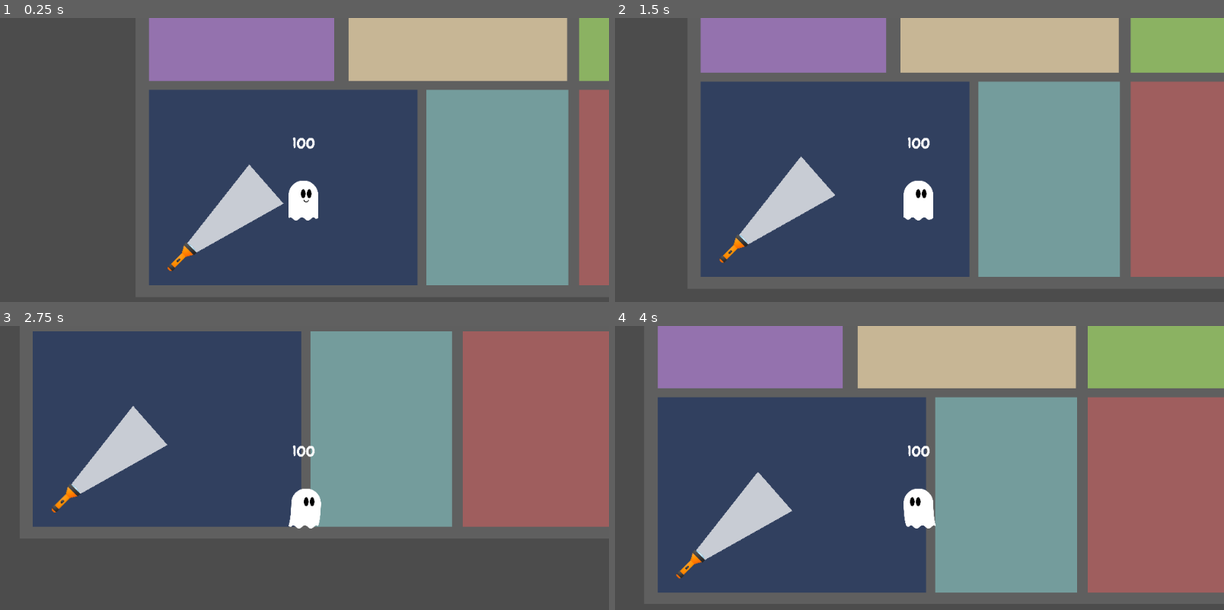
Above: before the commit, frames 1-4 (two rows, left to right).
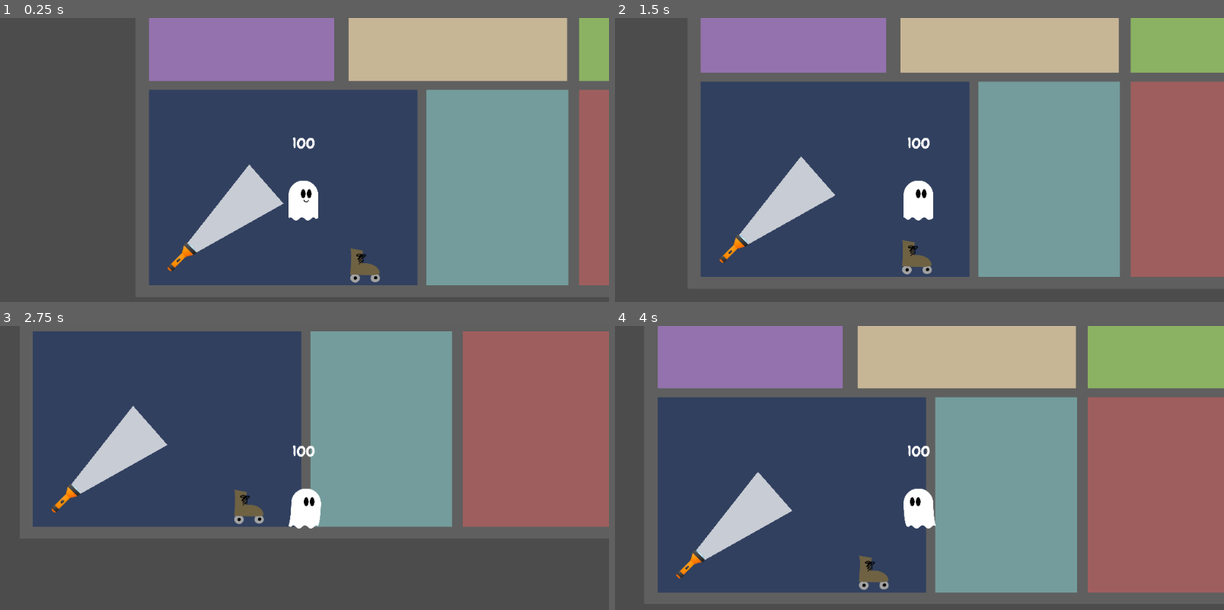
Above: after the commit, the same moments.

Repository: jackmakesthings/boo
Game: Godot game, scene res://scenes/house.tscn
Same seed, same stepped clock (60 frames per second), same inputs: the game is played once before the commit and once after it. Before the commit the project starts from res://house.tscn.
Inputs:
- Up to frame 1 (0.25 s): no input
- Up to frame 2 (1.5 s): tap Enter at 0.5 s; hold Right (move_right) 0.53-1.28 s; hold Space (boo) 0.53-1.28 s; tap F (haunt) at 0.8, 1.35 s; hold Down (move_down) from 1.28 s (still down)
- Up to frame 3 (2.75 s): tap Space (boo) at 1.55 s; release Down (move_down) at 2.03 s; hold Right (move_right) from 2.03 s (still down); hold Space (boo) from 2.03 s (still down); tap F (haunt) at 2.3 s
- Up to frame 4 (4 s): release Right (move_right) at 2.78 s; release Space (boo) at 2.78 s; hold Up (move_up) 2.78-3.53 s; tap F (haunt) at 2.85, 3.8 s; tap Space (boo) at 3.05 s; hold Left (move_left) from 3.53 s (still down); hold Space (boo) from 3.53 s (still down)

The runs differ from the first frame. In frame 1, 0.4% of the frame differs, in the area x 57-63%, y 81-94%; in frame 2, 0.4%; in frame 3, 0.4%; in frame 4, 0.4%.

Commit message:
misc work - about to branch to rework ghost states

Diff:
--- /dev/null
+++ b/Options.gd
@@ -0,0 +1,20 @@
+extends Control
+
+
+# Declare member variables here. Examples:
+# var a = 2
+# var b = "text"
+
+
+# Called when the node enters the scene tree for the first time.
+func _ready():
+	pass # Replace with function body.
+
+
+# Called every frame. 'delta' is the elapsed time since the previous frame.
+#func _process(delta):
+#	pass
+
+
+func to_main_menu():
+	get_tree().change_scene("res://scenes/StartScreen.tscn")
--- /dev/null
+++ b/StartScreen.gd
@@ -0,0 +1,23 @@
+extends Control
+
+
+# Declare member variables here. Examples:
+# var a = 2
+# var b = "text"
+
+
+# Called when the node enters the scene tree for the first time.
+func _ready():
+	pass # Replace with function body.
+
+
+# Called every frame. 'delta' is the elapsed time since the previous frame.
+#func _process(delta):
+#	pass
+
+
+func new_game():
+	get_tree().change_scene("res://scenes/house.tscn")
+
+func show_options():
+	get_tree().change_sceen("res://scenes/Options.tscn")
--- a/ghost.gd
+++ b/ghost.gd
@@ -1,15 +1,15 @@
 extends KinematicBody2D
-
 
 # KNOBS!
 # To make any variable editor-adjustable,
 # export it; provide a default value, a type, or both
 
+# Motion
 export (int) var speed = 300
 export (float) var friction = 0.04
 export (float) var acceleration = 0.1
 
-# Damage/healing knobs
+# Damage/healing
 export (float) var health_decay_rate = 25
 export (float) var health_decay_delay = 0
 export (float) var health_recharge_rate = 1
@@ -24,11 +24,36 @@
 var time_in_light = 0
 var health = 100
 
+enum state {
+	IDLE,
+	MOVING,
+	READY_TO_HAUNT,
+	HAUNTING,
+	POOF
+}
+
+var current_state = state.IDLE
+var active_hauntable = null
+var selected_hauntable = null
+
 func get_input(_delta):
 	var input_velocity = Vector2.ZERO
 
 	if Input.is_action_pressed("boo"):
-		boo()
+		print('boo pressed')
+		if current_state == state.IDLE:
+			boo()
+		if current_state == state.MOVING:
+			set_current_state(state.IDLE)
+			boo()
+		if current_state == state.HAUNTING:
+			active_hauntable.onBoo()
+
+	if Input.is_action_pressed("haunt"):
+		print('haunt pressed')
+		if current_state == state.READY_TO_HAUNT:
+			haunt(selected_hauntable)
+
 
 	if Input.is_action_pressed("move_right"):
 		input_velocity.x += 1
@@ -49,14 +74,18 @@
 		if input_velocity.x == 0:
 			$body/torso.play('default')
 			$body/face.position.x = 10.0
+			set_current_state(state.IDLE)
 		else:
 			$body/torso.play('moving')
 			$body/face.position.x = 30.0
+			set_current_state(state.MOVING)
 	else:
 		# If there's no input, slow down to (0, 0)
 		velocity = velocity.linear_interpolate(Vector2.ZERO, friction)
 		$body/torso.play('default')
 		$body/face.position.x = 10.0
+		set_current_state(state.IDLE)
+
 	velocity = move_and_slide(velocity)
 
 
@@ -81,7 +110,11 @@
 	var rounded_health = round(health)
 	$health.text = min(100, rounded_health) as String
 	$healthWheel.value = min(100, health)
-#
+
+# not sure i need this to be a func but couldn't hurt
+func set_current_state(state):
+	current_state = state
+
 func take_damage(_delta):
 	if (health > 0):
 		health = health -  (_delta * health_decay_rate)
@@ -100,8 +133,27 @@
 #
 
 func boo():
+	print('boo!')
 	$body/face.play('boo')
 	$body/face.playing = true
+
+func onHauntableApproach(hauntable):
+	set_current_state(state.READY_TO_HAUNT)
+	selected_hauntable = hauntable
+
+func onHauntableLeave(hauntable):
+	selected_hauntable = null
+
+func haunt(hauntable):
+	set_current_state(state.HAUNTING)
+	active_hauntable = hauntable
+	print('now haunting:')
+	print(hauntable)
+
+func unhaunt(hauntable):
+	set_current_state(state.IDLE)
+	active_hauntable = null
+
 #
 func _ready():
 	$body/bottom.play('default')
--- /dev/null
+++ b/godot-outline-b78bf2c1a75bdc983cc57deed0759ea7a5bf0a86/outline.shader
@@ -0,0 +1,34 @@
+shader_type canvas_item;
+render_mode unshaded;
+
+uniform bool Smooth = true;
+uniform float width : hint_range(0.0, 16) = 1.0;
+uniform vec4 outline_color : hint_color = vec4(0.0, 0.0, 0.0, 1.0);
+uniform int pixel_size : hint_range(1, 10) = 4;
+
+void fragment()
+{
+	vec2 unit = (1.0/float(pixel_size) ) / vec2(textureSize(TEXTURE, 0));
+	vec4 pixel_color = texture(TEXTURE, UV);
+	if (pixel_color.a == 0.0) {
+		pixel_color = outline_color;
+		pixel_color.a = 0.0;
+		for (float x = -ceil(width); x <= ceil(width); x++) {
+			for (float y = -ceil(width); y <= ceil(width); y++) {
+				if (texture(TEXTURE, UV + vec2(x*unit.x, y*unit.y)).a == 0.0 || (x==0.0 && y==0.0)) {
+					continue;
+				}
+				if (Smooth) {
+					pixel_color.a += outline_color.a / (pow(x,2)+pow(y,2)) * (1.0-pow(2.0, -width));
+					if (pixel_color.a > 1.0) {
+						pixel_color.a = 1.0;
+					}
+				} else {
+					pixel_color.a = outline_color.a;
+					return
+				}
+			}
+		}
+	}
+	COLOR = pixel_color;
+}
--- /dev/null
+++ b/hauntable.gd
@@ -0,0 +1,68 @@
+# Hauntable
+
+extends KinematicBody2D
+export var can_move = false
+export var can_act = true
+
+enum state {
+	IDLE,
+	SELECTED,
+	HAUNTED,
+	ACTIVE,
+	MOVING
+}
+
+var current_state = state.IDLE
+
+# Declare member variables here. Examples:
+# var a = 2
+# var b = "text"
+
+
+# Called when the node enters the scene tree for the first time.
+func _ready():
+	pass # Replace with function body.
+
+
+# Called every frame. 'delta' is the elapsed time since the previous frame.
+#func _process(delta):
+#	pass
+
+# helper for checking if something's our ghost,
+# in case this logic needs to change later
+func is_player(body):
+	return body.has_method('haunt')
+
+# state change method - there may be a better way to do this?
+func set_current_state(new_state):
+	current_state = new_state
+
+	match current_state:
+		state.IDLE:
+			print('idle')
+		state.SELECTED:
+			print('selected')
+		state.ACTIVE:
+			print('active')
+		state.HAUNTED:
+			print('haunted')
+		state.MOVING:
+			print('moving')
+
+func _input(event):
+	pass
+
+func _on_Area2D_body_entered(body):
+	if current_state == state.IDLE && is_player(body):
+		set_current_state(state.SELECTED)
+		body.onHauntableApproach(self)
+
+func _on_Area2D_body_exited(body):
+	if current_state == state.SELECTED && is_player(body):
+		set_current_state(state.SELECTED)
+		body.onHauntableLeave(self)
+
+# methods to reference from the ghost
+
+func onBoo():
+	print('spoooooky!')
--- a/project.godot
+++ b/project.godot
@@ -16,7 +16,7 @@
 [application]
 
 config/name="boo"
-run/main_scene="res://house.tscn"
+run/main_scene="res://scenes/house.tscn"
 config/icon="res://icon.png"
 
 [input]
@@ -52,6 +52,7 @@
 boo={
 "deadzone": 0.5,
 "events": [ Object(InputEventKey,"resource_local_to_scene":false,"resource_name":"","device":0,"alt":false,"shift":false,"control":false,"meta":false,"command":false,"pressed":false,"scancode":32,"unicode":0,"echo":false,"script":null)
+, Object(InputEventKey,"resource_local_to_scene":false,"resource_name":"","device":0,"alt":false,"shift":false,"control":false,"meta":false,"command":false,"pressed":false,"scancode":66,"unicode":0,"echo":false,"script":null)
  ]
 }
 haunt={
--- /dev/null
+++ b/scenes/Options.tscn
@@ -0,0 +1,78 @@
+[gd_scene load_steps=8 format=2]
+
+[ext_resource path="res://fonts/Dosis-Medium.ttf" type="DynamicFontData" id=1]
+[ext_resource path="res://fonts/Dosis-SemiBold.ttf" type="DynamicFontData" id=2]
+[ext_resource path="res://Options.gd" type="Script" id=3]
+
+[sub_resource type="StyleBoxFlat" id=1]
+bg_color = Color( 0.0784314, 0.0745098, 0.0901961, 1 )
+
+[sub_resource type="DynamicFont" id=2]
+size = 60
+font_data = ExtResource( 2 )
+
+[sub_resource type="DynamicFont" id=3]
+size = 30
+font_data = ExtResource( 1 )
+
+[sub_resource type="DynamicFont" id=4]
+size = 36
+font_data = ExtResource( 2 )
+
+[node name="Options" type="Control"]
+anchor_right = 1.0
+anchor_bottom = 1.0
+script = ExtResource( 3 )
+__meta__ = {
+"_edit_use_anchors_": false
+}
+
+[node name="bg" type="Panel" parent="."]
+anchor_right = 1.0
+anchor_bottom = 1.0
+custom_styles/panel = SubResource( 1 )
+__meta__ = {
+"_edit_use_anchors_": false
+}
+
+[node name="title" type="Label" parent="."]
+anchor_left = 0.5
+anchor_right = 0.5
+margin_left = -90.5
+margin_top = 40.0
+margin_right = 90.5
+margin_bottom = 117.0
+custom_fonts/font = SubResource( 2 )
+text = "Options"
+align = 1
+__meta__ = {
+"_edit_use_anchors_": false
+}
+
+[node name="checkbox_option" type="CheckBox" parent="."]
+anchor_left = 0.5
+anchor_right = 0.5
+margin_left = -64.0
+margin_top = 160.0
+margin_right = 64.0
+margin_bottom = 207.0
+custom_fonts/font = SubResource( 3 )
+custom_constants/hseparation = 10
+text = "Use magic"
+flat = true
+
+[node name="main_menu" type="Button" parent="."]
+anchor_left = 0.5
+anchor_top = 1.0
+anchor_right = 0.5
+anchor_bottom = 1.0
+margin_left = -84.5
+margin_top = -108.0
+margin_right = 84.5
+margin_bottom = -56.0
+custom_fonts/font = SubResource( 4 )
+text = "Main menu"
+__meta__ = {
+"_edit_use_anchors_": false
+}
+[connection signal="pressed" from="main_menu" to="." method="to_main_menu"]
--- /dev/null
+++ b/scenes/StartScreen.gd
@@ -0,0 +1,11 @@
+extends Control
+
+func new_game():
+	get_tree().change_scene("res://scenes/house.tscn")
+
+# these do the same for now, just as placeholder actions
+func continue():
+	get_tree().change_scene("res://scenes/house.tscn")
+
+func show_options():
+	get_tree().change_scene("res://scenes/Options.tscn")
--- /dev/null
+++ b/scenes/StartScreen.tscn
@@ -0,0 +1,105 @@
+[gd_scene load_steps=7 format=2]
+
+[ext_resource path="res://Chewy-Regular.ttf" type="DynamicFontData" id=1]
+[ext_resource path="res://fonts/Dosis-SemiBold.ttf" type="DynamicFontData" id=2]
+[ext_resource path="res://scenes/StartScreen.gd" type="Script" id=3]
+
+[sub_resource type="StyleBoxFlat" id=1]
+bg_color = Color( 0.0784314, 0.0745098, 0.0901961, 1 )
+
+[sub_resource type="DynamicFont" id=2]
+size = 140
+outline_size = 8
+outline_color = Color( 0.619608, 0.258824, 1, 1 )
+font_data = ExtResource( 1 )
+
+[sub_resource type="DynamicFont" id=3]
+size = 40
+font_data = ExtResource( 2 )
+
+[node name="StartScreen" type="Control"]
+anchor_right = 1.0
+anchor_bottom = 1.0
+script = ExtResource( 3 )
+__meta__ = {
+"_edit_use_anchors_": false
+}
+
+[node name="bg" type="Panel" parent="."]
+anchor_right = 1.0
+anchor_bottom = 1.0
+custom_styles/panel = SubResource( 1 )
+__meta__ = {
+"_edit_use_anchors_": false
+}
+
+[node name="title" type="Label" parent="."]
+anchor_left = 0.5
+anchor_top = 0.5
+anchor_right = 0.5
+anchor_bottom = 0.5
+margin_left = -124.5
+margin_top = -186.5
+margin_right = 124.5
+margin_bottom = -5.5
+custom_fonts/font = SubResource( 2 )
+text = "BOO!"
+align = 1
+valign = 1
+__meta__ = {
+"_edit_use_anchors_": false
+}
+
+[node name="new" type="Button" parent="."]
+anchor_left = 0.5
+anchor_top = 0.5
+anchor_right = 0.5
+anchor_bottom = 0.5
+margin_left = -90.5
+margin_top = -5.0
+margin_right = 90.5
+margin_bottom = 53.0
+rect_pivot_offset = Vector2( 90.5, 29 )
+custom_fonts/font = SubResource( 3 )
+text = "New Game"
+flat = true
+__meta__ = {
+"_edit_use_anchors_": false
+}
+
+[node name="continue" type="Button" parent="."]
+anchor_left = 0.5
+anchor_top = 0.5
+anchor_right = 0.5
+anchor_bottom = 0.5
+margin_left = -90.5
+margin_top = 59.0
+margin_right = 90.5
+margin_bottom = 117.0
+rect_pivot_offset = Vector2( 90.5, 29 )
+custom_fonts/font = SubResource( 3 )
+text = "Continue"
+flat = true
+__meta__ = {
+"_edit_use_anchors_": false
+}
+
+[node name="options" type="Button" parent="."]
+anchor_left = 0.5
+anchor_top = 0.5
+anchor_right = 0.5
+anchor_bottom = 0.5
+margin_left = -90.5
+margin_top = 123.0
+margin_right = 90.5
+margin_bottom = 181.0
+rect_pivot_offset = Vector2( 90.5, 29 )
+custom_fonts/font = SubResource( 3 )
+text = "Options"
+flat = true
+__meta__ = {
+"_edit_use_anchors_": false
+}
+[connection signal="pressed" from="new" to="." method="new_game"]
+[connection signal="pressed" from="continue" to="." method="continue"]
+[connection signal="pressed" from="options" to="." method="show_options"]
--- a/house.tscn
+++ b/scenes/house.tscn
@@ -1,8 +1,9 @@
-[gd_scene load_steps=4 format=2]
+[gd_scene load_steps=5 format=2]
 
-[ext_resource path="res://player.tscn" type="PackedScene" id=1]
+[ext_resource path="res://scenes/player.tscn" type="PackedScene" id=1]
 [ext_resource path="res://fpo/house-bg-1.png" type="Texture" id=2]
-[ext_resource path="res://flashlight.tscn" type="PackedScene" id=3]
+[ext_resource path="res://scenes/flashlight.tscn" type="PackedScene" id=3]
+[ext_resource path="res://scenes/rollerskate.tscn" type="PackedScene" id=4]
 
 [node name="Node2D" type="Node2D"]
 
@@ -15,3 +16,6 @@
 
 [node name="Node2D" parent="." instance=ExtResource( 3 )]
 position = Vector2( 134.454, 491.336 )
+
+[node name="rollerskate" parent="." instance=ExtResource( 4 )]
+position = Vector2( 751, 520 )
--- a/player.tscn
+++ b/scenes/player.tscn
@@ -137,6 +137,10 @@
 size = 100
 font_data = ExtResource( 6 )
 
+[sub_resource type="DynamicFont" id=21]
+size = 60
+font_data = ExtResource( 6 )
+
 [node name="ghost" type="KinematicBody2D"]
 position = Vector2( 547.479, 285.643 )
 rotation = 6.28319
@@ -171,6 +175,7 @@
 position = Vector2( 10, 11.654 )
 frames = SubResource( 19 )
 animation = "happy"
+frame = 1
 playing = true
 
 [node name="CollisionPolygon2D" type="CollisionPolygon2D" parent="."]
@@ -201,3 +206,15 @@
 __meta__ = {
 "_edit_use_anchors_": false
 }
+
+[node name="boo" type="Label" parent="."]
+visible = false
+margin_left = 128.0
+margin_top = -2.00055
+margin_right = 199.0
+margin_bottom = 50.9995
+custom_fonts/font = SubResource( 21 )
+text = "BOO!"
+__meta__ = {
+"_edit_use_anchors_": false
+}
--- /dev/null
+++ b/scenes/rollerskate.tscn
@@ -0,0 +1,58 @@
+[gd_scene load_steps=9 format=2]
+
+[ext_resource path="res://hauntable.gd" type="Script" id=1]
+[ext_resource path="res://img/rollerskate--moving.png" type="Texture" id=2]
+
+[sub_resource type="AtlasTexture" id=1]
+flags = 4
+atlas = ExtResource( 2 )
+region = Rect2( 0, 0, 113, 131 )
+
+[sub_resource type="AtlasTexture" id=2]
+flags = 4
+atlas = ExtResource( 2 )
+region = Rect2( 0, 0, 113, 131 )
+
+[sub_resource type="AtlasTexture" id=3]
+flags = 4
+atlas = ExtResource( 2 )
+region = Rect2( 113, 0, 113, 131 )
+
+[sub_resource type="AtlasTexture" id=4]
+flags = 4
+atlas = ExtResource( 2 )
+region = Rect2( 226, 0, 113, 131 )
+
+[sub_resource type="AtlasTexture" id=5]
+flags = 4
+atlas = ExtResource( 2 )
+region = Rect2( 339, 0, 113, 131 )
+
+[sub_resource type="SpriteFrames" id=6]
+animations = [ {
+"frames": [ SubResource( 1 ) ],
+"loop": true,
+"name": "idle",
+"speed": 5.0
+}, {
+"frames": [ SubResource( 2 ), SubResource( 3 ), SubResource( 4 ), SubResource( 5 ) ],
+"loop": true,
+"name": "moving",
+"speed": 8.0
+} ]
+
+[node name="rollerskate" type="KinematicBody2D"]
+script = ExtResource( 1 )
+
+[node name="AnimatedSprite" type="AnimatedSprite" parent="."]
+frames = SubResource( 6 )
+animation = "moving"
+frame = 2
+
+[node name="Area2D" type="Area2D" parent="."]
+
+[node name="CollisionPolygon2D" type="CollisionPolygon2D" parent="Area2D"]
+position = Vector2( -0.420441, -0.630676 )
+polygon = PoolVector2Array( -67.4925, -82.4742, 23.1141, -78.4799, 35.0969, -37.276, 64.5283, -17.5149, 78.1928, 67.8361, -87.674, 68.0463 )
+[connection signal="body_entered" from="Area2D" to="." method="_on_Area2D_body_entered"]
+[connection signal="body_exited" from="Area2D" to="." method="_on_Area2D_body_exited"]
Binary file added: fonts/Dosis-Bold.ttf
Binary file added: fonts/Dosis-ExtraBold.ttf
Binary file added: fonts/Dosis-ExtraLight.ttf
Binary file added: fonts/Dosis-Light.ttf
Binary file added: fonts/Dosis-Medium.ttf
Binary file added: fonts/Dosis-Regular.ttf
Binary file added: fonts/Dosis-SemiBold.ttf
Binary file added: img/rollerskate--moving.png
Not shown, added: img/rollerskate--moving.png.import
Renamed: flashlight.tscn -> scenes/flashlight.tscn
Not shown: 1 places in scenes/player.tscn that only renumber resources
